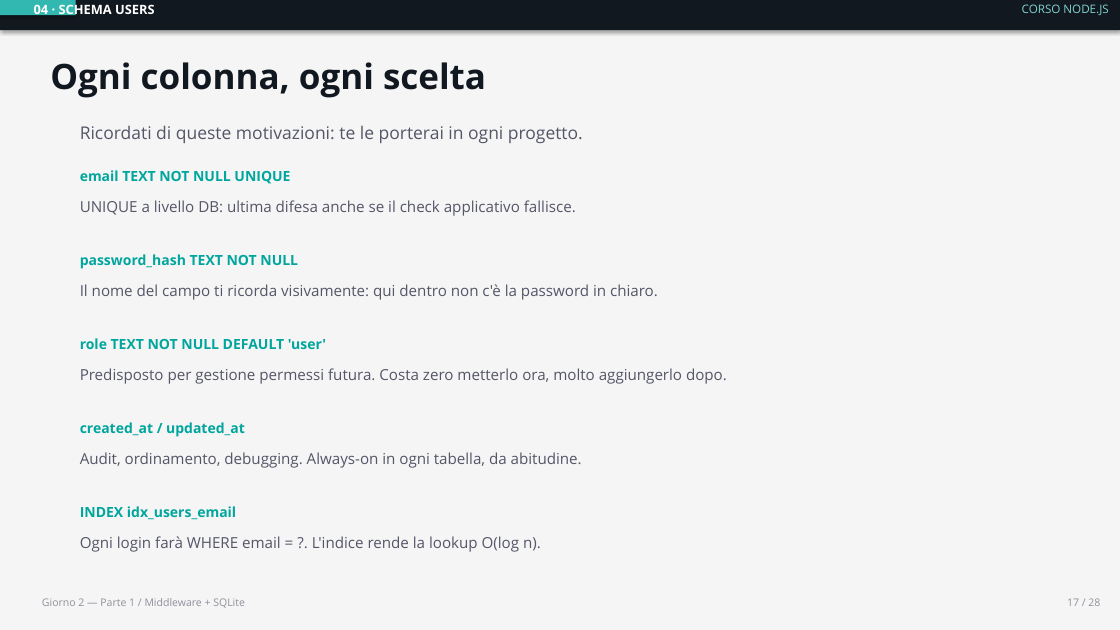
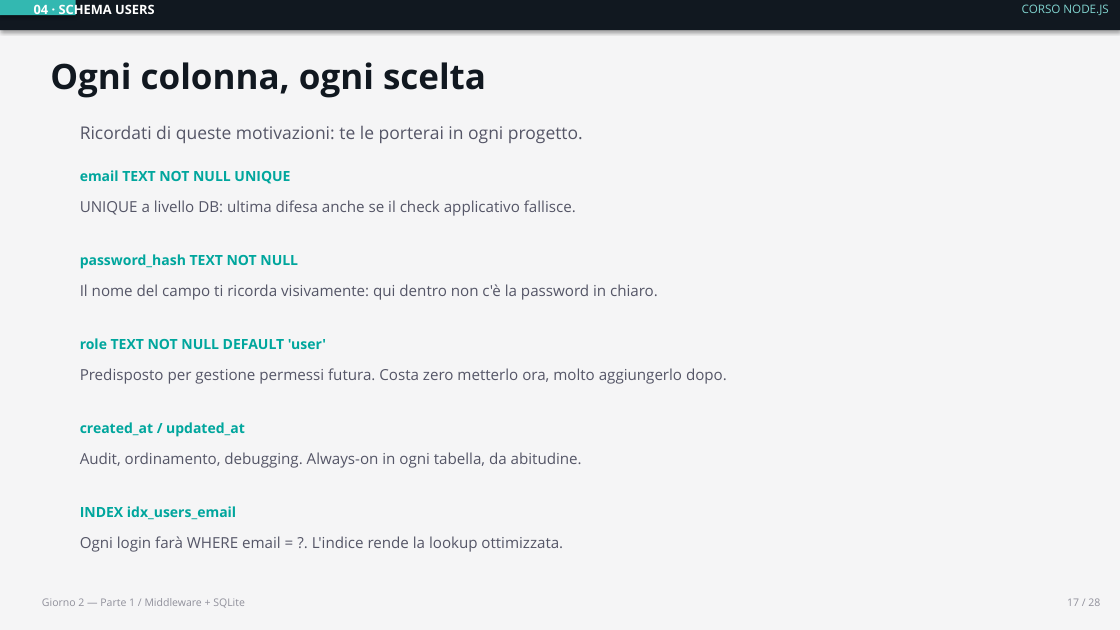
Before and after one commit to mpetrolati/2026-corso-backend-nodejs-express-its, a slide deck: slide 18 of doc/003-middleware-database.pptx. Drawn at 1120x630 pixels with LibreOffice and Linux fonts; fonts in the diff are those of the drawing. Boxes give left, top, right and bottom in pixels: in the first picture for what was removed or moved away, otherwise in the second. Text is boxed around its words. In the diff, an @@ line names an element or a change of style, - is before the commit and + after.

```diff
--- a/doc/003-middleware-database.pptx
+++ b/doc/003-middleware-database.pptx
@@ text at [80, 536, 563, 552]: text changed @@
-Ogni login farà WHERE email = ?. L'indice rende la lookup O(log n).
+Ogni login farà WHERE email = ?. L'indice rende la lookup ottimizzata.
```
Also in this commit, not shown: 3 other slides changed, 2 other files.
